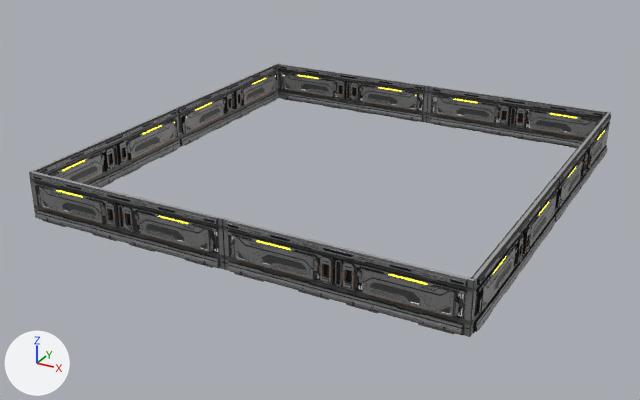
The glTF model SciFi/Structures/SciFiBigStructure.glb as it was, and as the next commit left it.
Before and after are seen from a 50 mm camera at (111.7, -99.2, 65.2) aimed at (37.2, 36.3, -2.5). The axes (+X, +Y, +Z) are drawn at lower left. The lights are the same throughout. Objects named as collision shapes, trigger or cutter boxes, shadow casters or lower levels of detail are left out. Vertices at the same position are counted once.

Objects in the first picture: 'SciFiStructure-Big'.
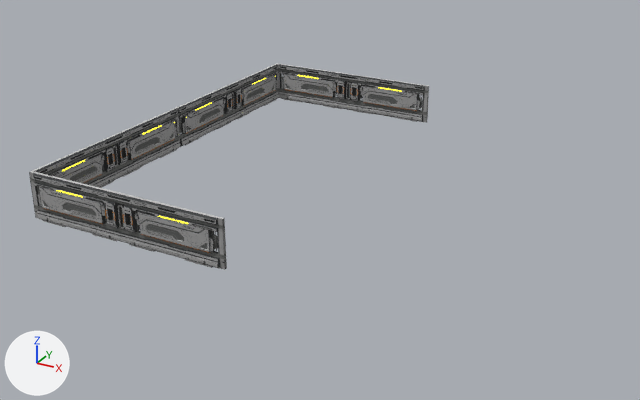
Boxes (x1, y1, x2, y2) around the edits, measured in the pictures (640 x 400 px):
'SciFiStructure-Big', surface changed, reshaped (31% narrower, 24% shorter): before (29, 63, 611, 337); after (29, 63, 429, 270)
part 1 of me_cubo_087, deleted: before (112, 75, 611, 337)
part 2 of me_cubo_087, cut back: before (29, 63, 429, 270); after (54, 74, 429, 270)
part 3 of me_cubo_087, recoloured: (56, 75, 402, 224) in both

Patch to the scene script:
```diff
--- a/SciFi/Structures/SciFiBigStructure.glb.py
+++ b/SciFi/Structures/SciFiBigStructure.glb.py
@@ img_scifibigstructure_tex_min @@
+img_scifibigstructure_tex_min = load_image('SciFiBigStructure-TEX-min', '_unpacked/SciFiBigStructure-TEX-min', 2048, 2048, 'sRGB')
@@ mat_scifistructure_big_mat @@
 n0 = _N.new('ShaderNodeBsdfPrincipled'); n0.name = 'Principled BSDF'
-n0.inputs[1].default_value = 0.686  # 'Metallic'
-n0.inputs[2].default_value = 0.556  # 'Roughness'
+n0.inputs[2].default_value = 1.0  # 'Roughness'
+n0.inputs[28].default_value = 0.1  # 'Emission Strength'
 n1 = _N.new('ShaderNodeOutputMaterial'); n1.name = 'Material Output'
 n2 = _N.new('ShaderNodeTexImage'); n2.name = 'Image Texture'
-n2.image = img_big_texture__2048
+n2.image = img_scifibigstructure_tex_min
+n3 = _N.new('ShaderNodeTexImage'); n3.name = 'Image Texture.001'
+n3.image = img_scifibigstructure_tex_min
 _L.new(n0.outputs[0], n1.inputs[0])  # 'BSDF' to 'Surface'
-_L.new(n2.outputs[0], n0.inputs[0])  # 'Color' to 'Base Color'
+_L.new(n2.outputs[0], n0.inputs[27])  # 'Color' to 'Emission Color'
+_L.new(n3.outputs[0], n0.inputs[0])  # 'Color' to 'Base Color'
@@ mat_scifiemissivemat @@
+mat_scifiemissivemat = bpy.data.materials.new('SciFiEmissiveMAT')
+# uses the picture img_emissive_sci_fi_mat
@@ me_cubo_087 @@
 # used by ob_scifistructure_big; location = (0.0, 0.0, 0.0)
-me_cubo_087.from_pydata(...)  # 29280 vertices, 53456 faces; spans x -0.9..80.9, y -0.3..82.9, z 0.0..8.6
+me_cubo_087.from_pydata(...)  # 11731 vertices, 19894 faces; spans x -0.9..40.0, y -0.3..82.9, z 0.0..8.6
+# me_cubo_087 part 1: 598 loose pieces with 14664 vertices, spanning x -0.3..80.9, y -0.3..82.9, z 0.0..8.6, are deleted
+# me_cubo_087 part 2: 374 vertices moved within x -0.6..38.1, y 0.2..82.5, z 0.1..6.8; 3110 vertices removed from x -0.8..40.1, y -0.2..82.8, z 0.0..8.6; 225 vertices added at x -0.4..40.0, y 0.6..82.5, z 0.0..8.6
+# me_cubo_087 part 3: 268 faces spanning x -0.7..33.7, y 0.1..82.5, z 6.0..6.8 switch from mat_scifiemissivemat_002 to mat_scifiemissivemat
 me_cubo_087.materials.append(mat_scifistructure_big_mat)
```
